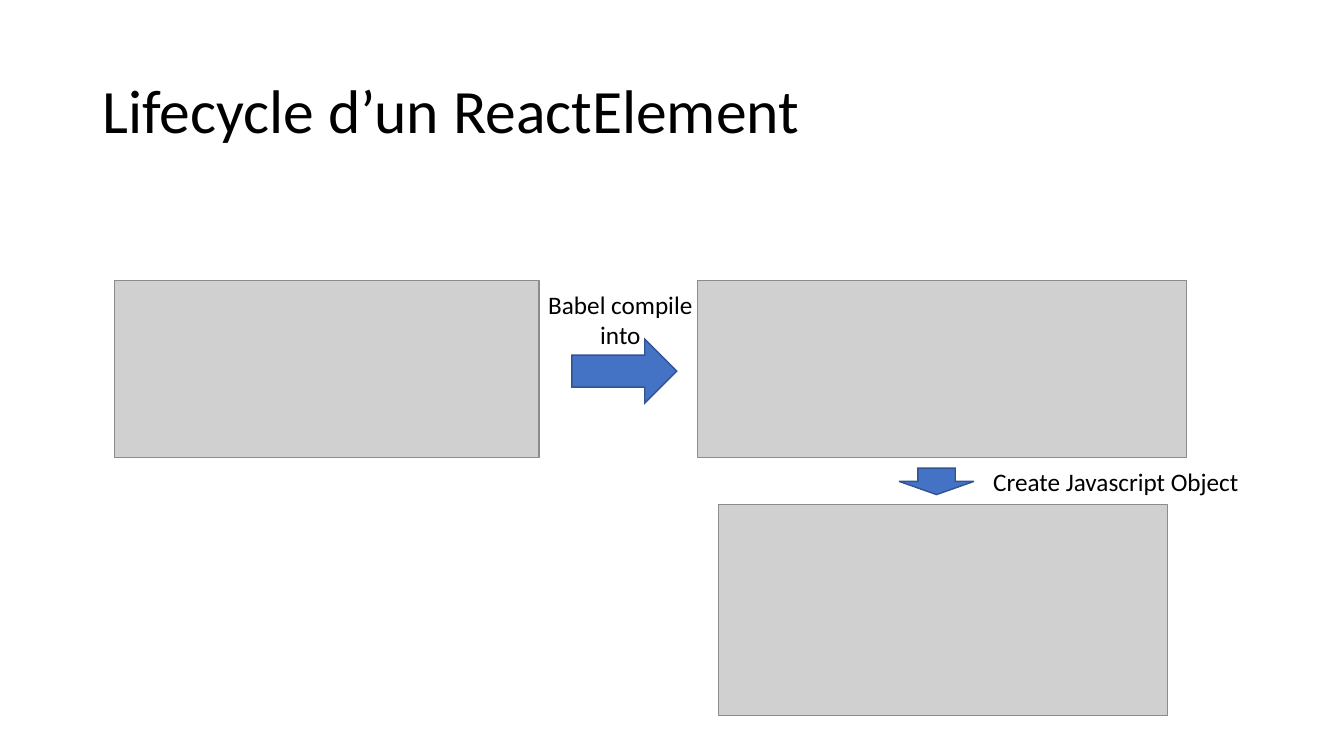
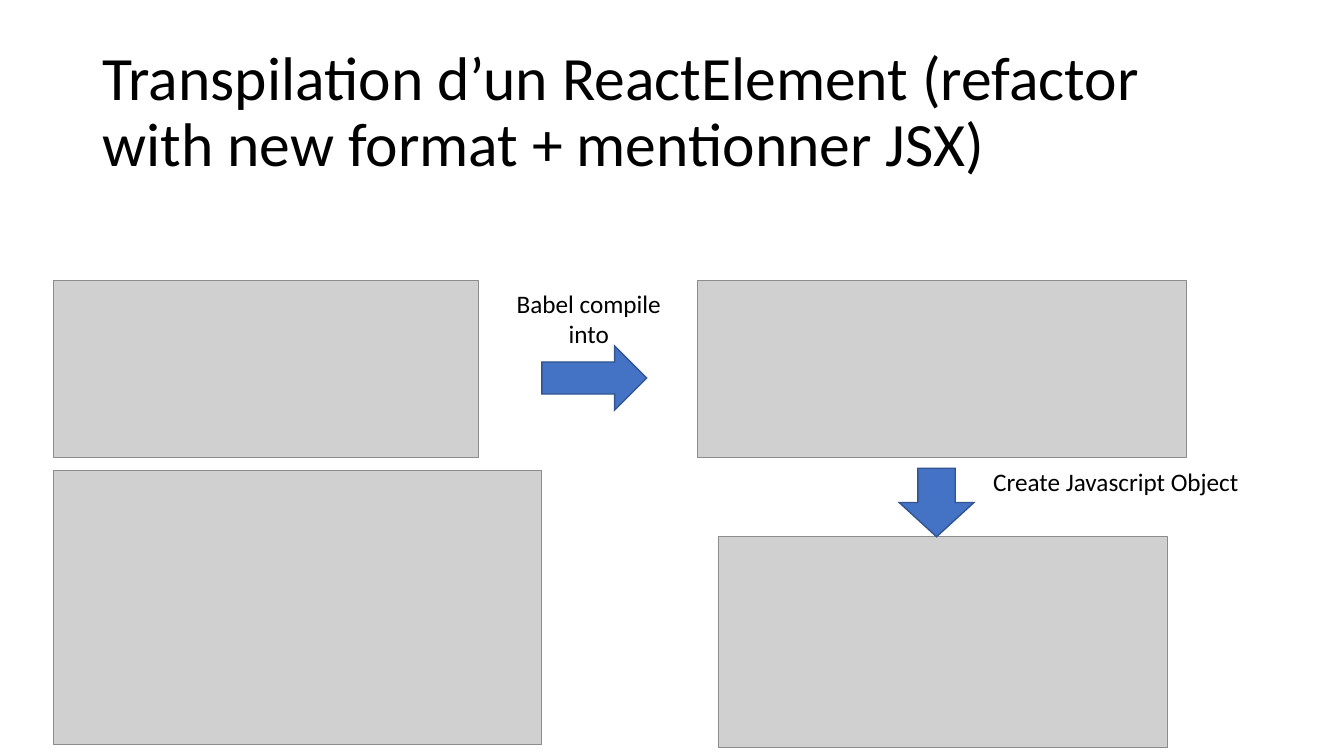
Before and after one commit to samuelgaudreau/formation-front-end-3, a slide deck: slide 17 of part-2/React-Perfo.pptx. Drawn at 1344x756 pixels with LibreOffice and Linux fonts; fonts in the diff are those of the drawing; grey boxes stand for pictures. Boxes give left, top, right and bottom in pixels: in the first picture for what was removed or moved away, otherwise in the second. Text is boxed around its words. In the diff, an @@ line names an element or a change of style, - is before the commit and + after.

```diff
--- a/part-2/React-Perfo.pptx
+++ b/part-2/React-Perfo.pptx
@@ title at [102,55,1139,175]: text changed @@
-Lifecycle d’un ReactElement
+Transpilation d’un ReactElement (refactor with new format + mentionner JSX)
@@ picture: place and size @@
-picture at [115,280,539,457]
+picture at [53,280,478,457]
@@ text "Babel compile": place and size @@
-text "Babel compile" at [548,296,692,344]
+text "Babel compile" at [517,295,661,343]
@@ right arrow: place and size @@
-right arrow at [572,339,677,403]
+right arrow at [542,346,647,410]
@@ picture added at [53,470,541,744] @@
@@ down arrow: place and size @@
-down arrow at [899,468,974,494]
+down arrow at [899,468,974,536]
@@ picture: place and size @@
-picture at [719,505,1168,717]
+picture at [719,536,1168,748]
```
Also in this commit, not shown: 17 other slides changed, 17 slides added, 1 slide removed, 2 other files.
